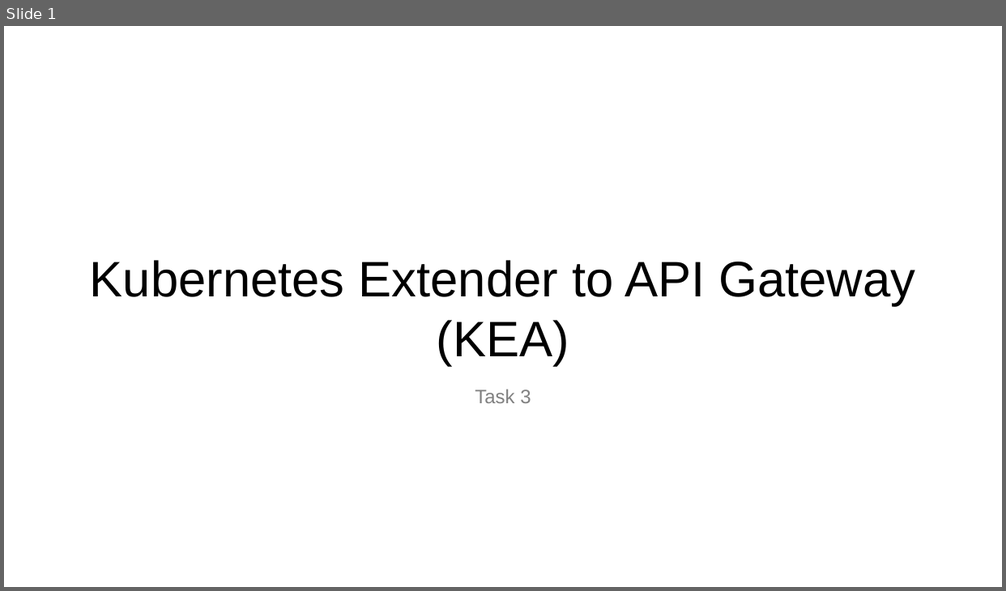
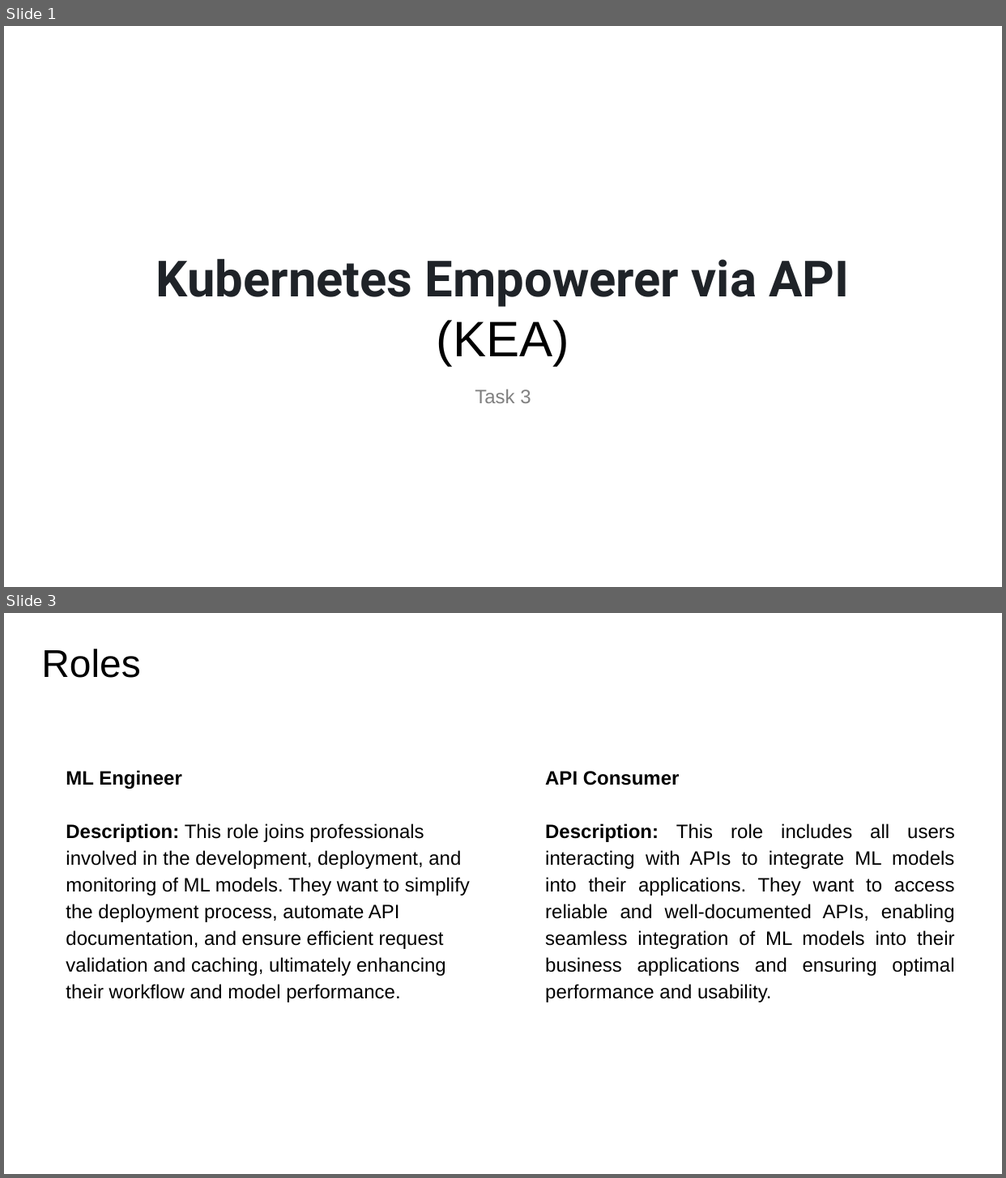
Before and after one commit to fanglores/Advanced-Software-Design, a slide deck: Practice Tasks/Task_3/Task 3.pptx. Shown one above the other, each under a label of ours: slide 1 before the commit, slides 1 and 3 after it; the slides between them are not shown. The pictures are 1006x591 and 1006x1178 pixels, drawn with LibreOffice and Linux fonts; fonts in the diff are those of the drawing. Boxes give left, top, right and bottom in pixels: in the first picture for what was removed or moved away, otherwise in the second. Text is boxed around its words. In the diff, an @@ line names an element or a change of style, - is before the commit and + after.

```diff
--- a/Practice Tasks/Task_3/Task 3.pptx
+++ b/Practice Tasks/Task_3/Task 3.pptx
@@ slide 3 added at [4,613,1002,1174], background #FFFFFF @@
@@ title added at [41,649,140,678], 28 pt, text #000000 @@
+Roles
@@ text added at [66,770,470,1003], 14 pt, text #000000 @@
+ML Engineer
+Description: This role joins professionals involved in the development, deployment, and monitoring of ML models. They want to simplify the deployment process, automate API documentation, and ensure efficient request validation and caching, ultimately enhancing their workflow and model performance.
@@ text added at [545,771,955,1003], 14 pt, text #000000 @@
+API Consumer
+Description: This role includes all users interacting with APIs to integrate ML models into their applications. They want to access reliable and well-documented APIs, enabling seamless integration of ML models into their business applications and ensuring optimal performance and usability.
@@ slide 1 changed as well @@
@@ title at [156,258,849,365]: text changed; font Arial to Roboto; text colour #000000 to #1F2328; bold on @@
-Kubernetes Extender to API Gateway (KEA)
+Kubernetes Empowerer via API
+(KEA)
```
Also in this commit, not shown: 3 other slides changed, 2 other slides added, 1 slide removed, 2 other files.
